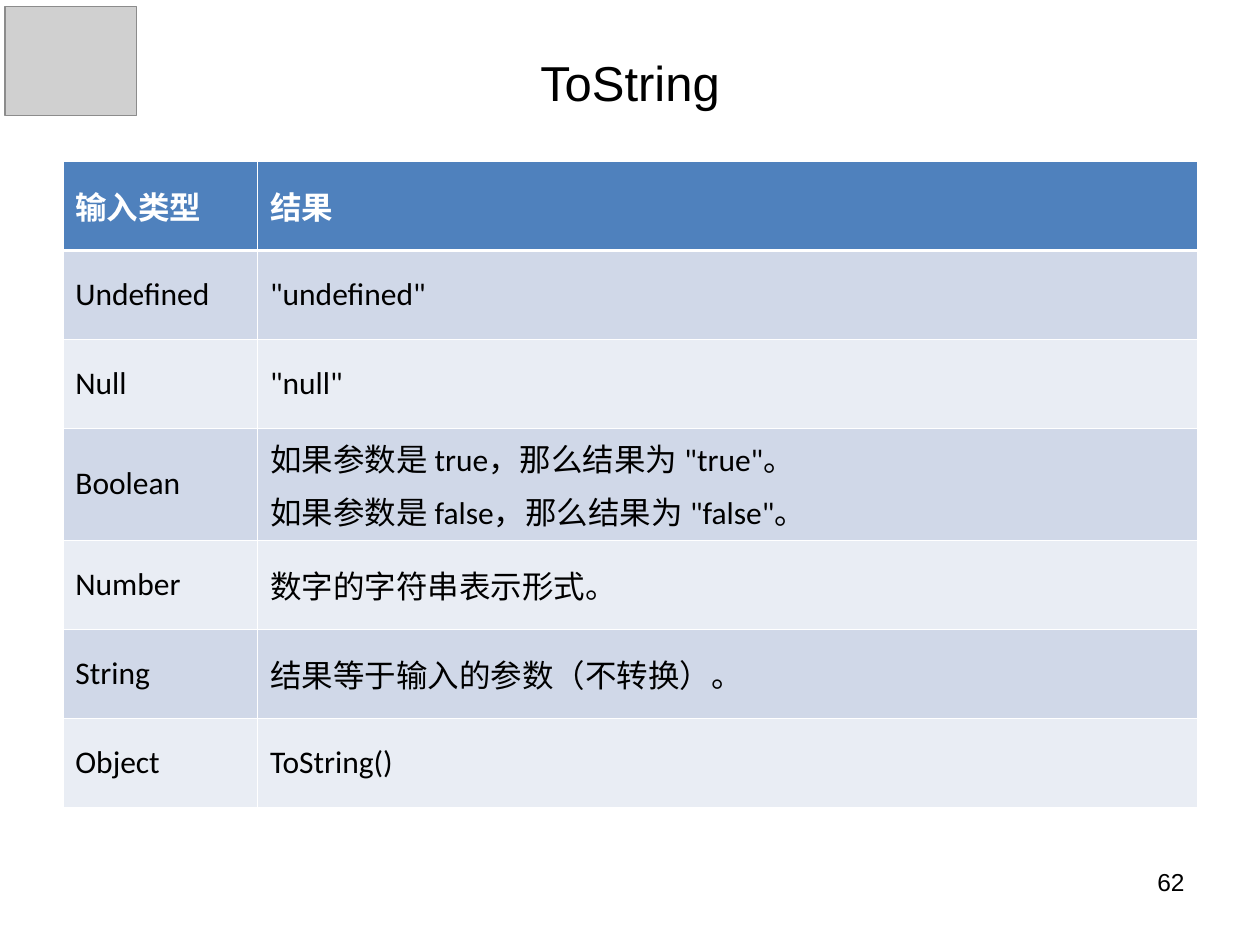
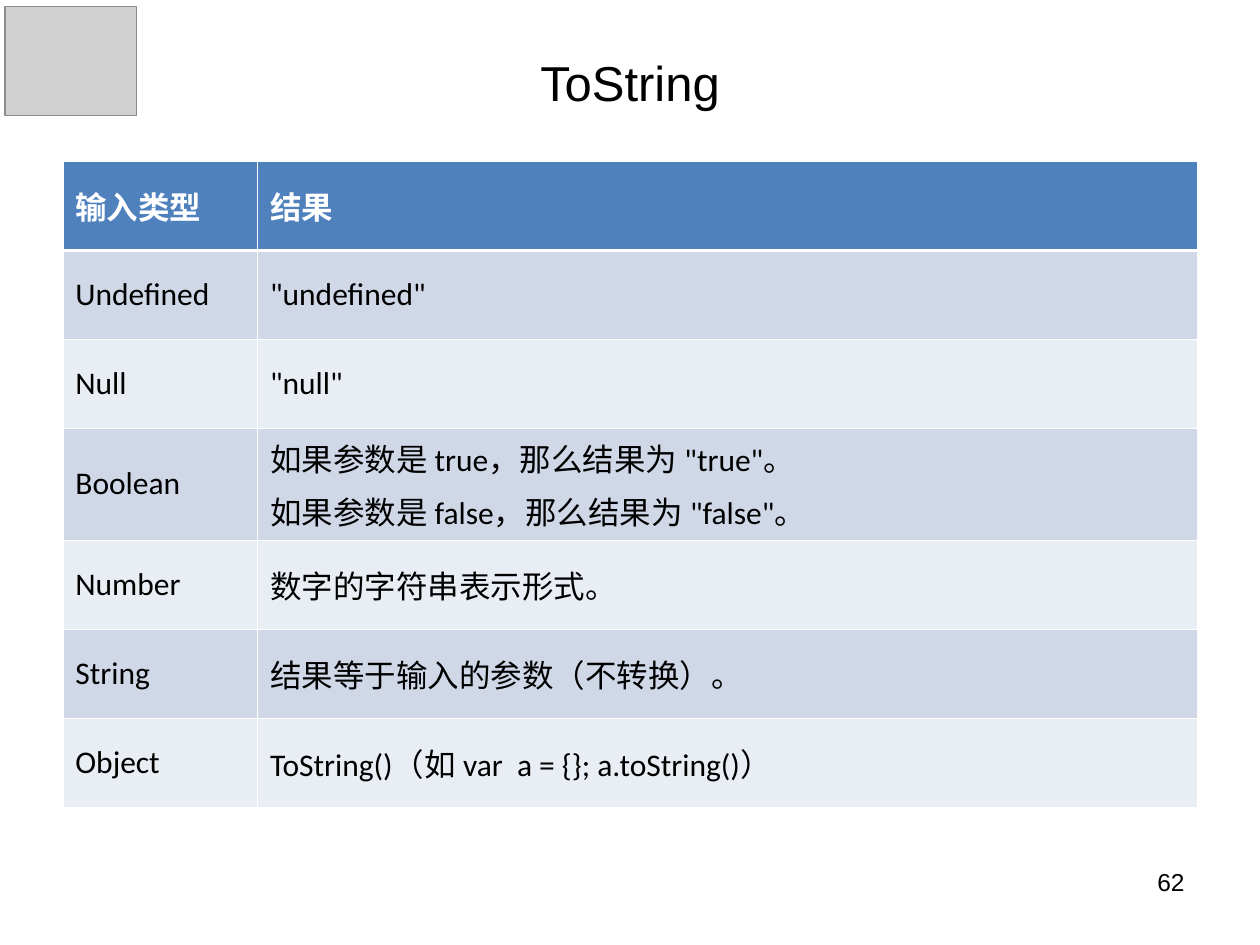
Before and after one commit to panxuepeng/javascript, a slide deck: slide 62 of ppt/第一天课程.ppt. Drawn at 1260x945 pixels with LibreOffice and Linux fonts; fonts in the diff are those of the drawing; grey boxes stand for pictures. Boxes give left, top, right and bottom in pixels: in the first picture for what was removed or moved away, otherwise in the second. Text is boxed around its words. In the diff, an @@ line names an element or a change of style, - is before the commit and + after.

Commit message:
ppt

```diff
--- a/ppt/第一天课程.ppt
+++ b/ppt/第一天课程.ppt
@@ table at (63,161,1197,791) @@
-row 7, column 2: ToString()
+row 7, column 2: ToString()（如 var a = {}; a.toString()）
```
Also in this commit, not shown: 6 other files.
